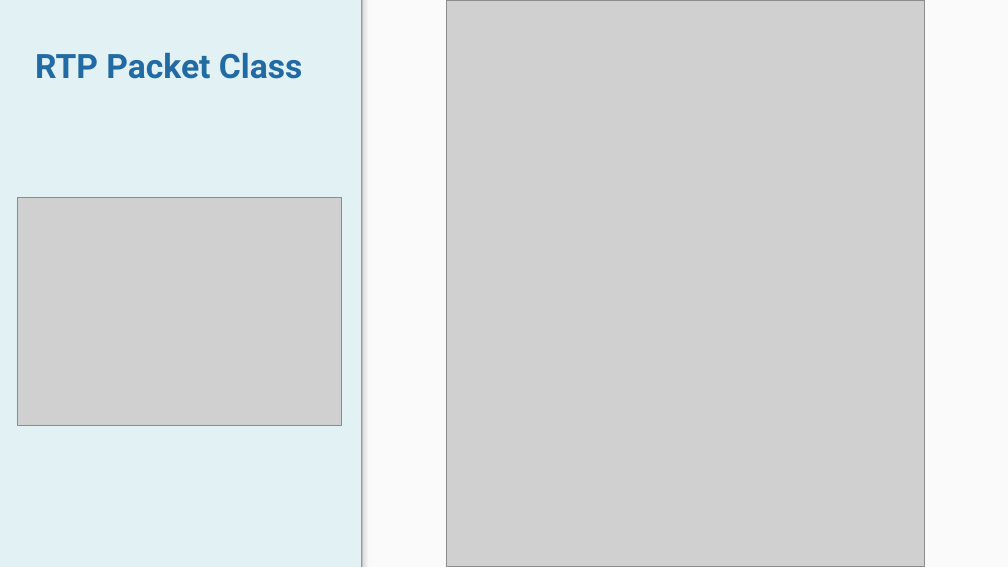
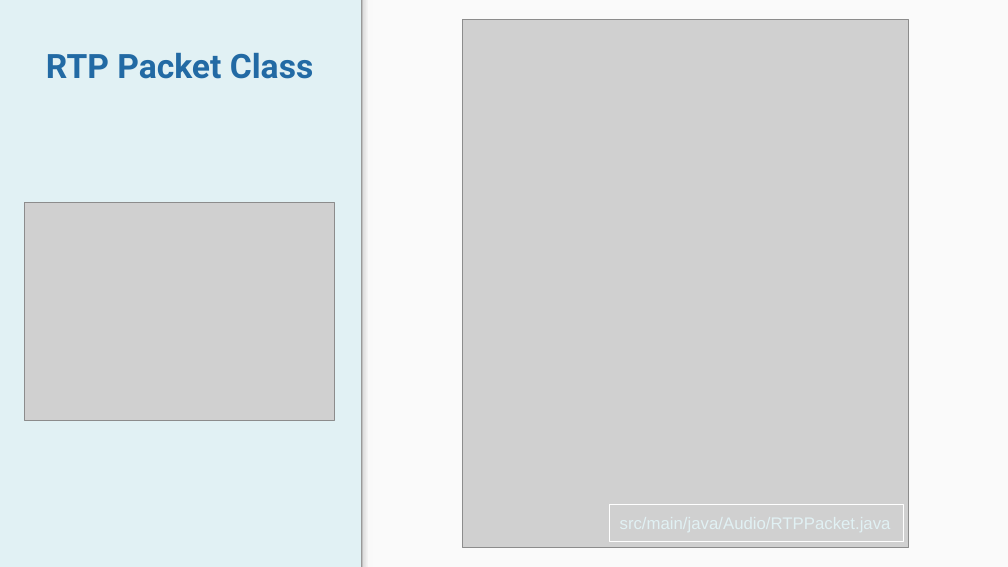
Before and after one commit to danielepelleg/VoIP, a slide deck: slide 19 of Documentation/VoIP UserAgent - Presentation.pptx (slide 11 before the commit). Drawn at 1008x567 pixels with LibreOffice and Linux fonts; fonts in the diff are those of the drawing; grey boxes stand for pictures. Boxes give left, top, right and bottom in pixels: in the first picture for what was removed or moved away, otherwise in the second. Text is boxed around its words. In the diff, an @@ line names an element or a change of style, - is before the commit and + after.

```diff
--- a/Documentation/VoIP UserAgent - Presentation.pptx
+++ b/Documentation/VoIP UserAgent - Presentation.pptx
@@ picture: place and size @@
-picture at [447,0,925,566]
+picture at [463,19,908,547]
@@ title "RTP Packet Class" at [46,52,313,79]: alignment left to centre @@
@@ picture: place and size @@
-picture at [17,198,342,425]
+picture at [25,203,335,420]
@@ rectangle added at [610,505,904,542], outline #FFFFFF 0.75 pt @@
```
Also in this commit, not shown: 7 other slides changed, 14 slides added, 5 slides removed, 4 other files.
